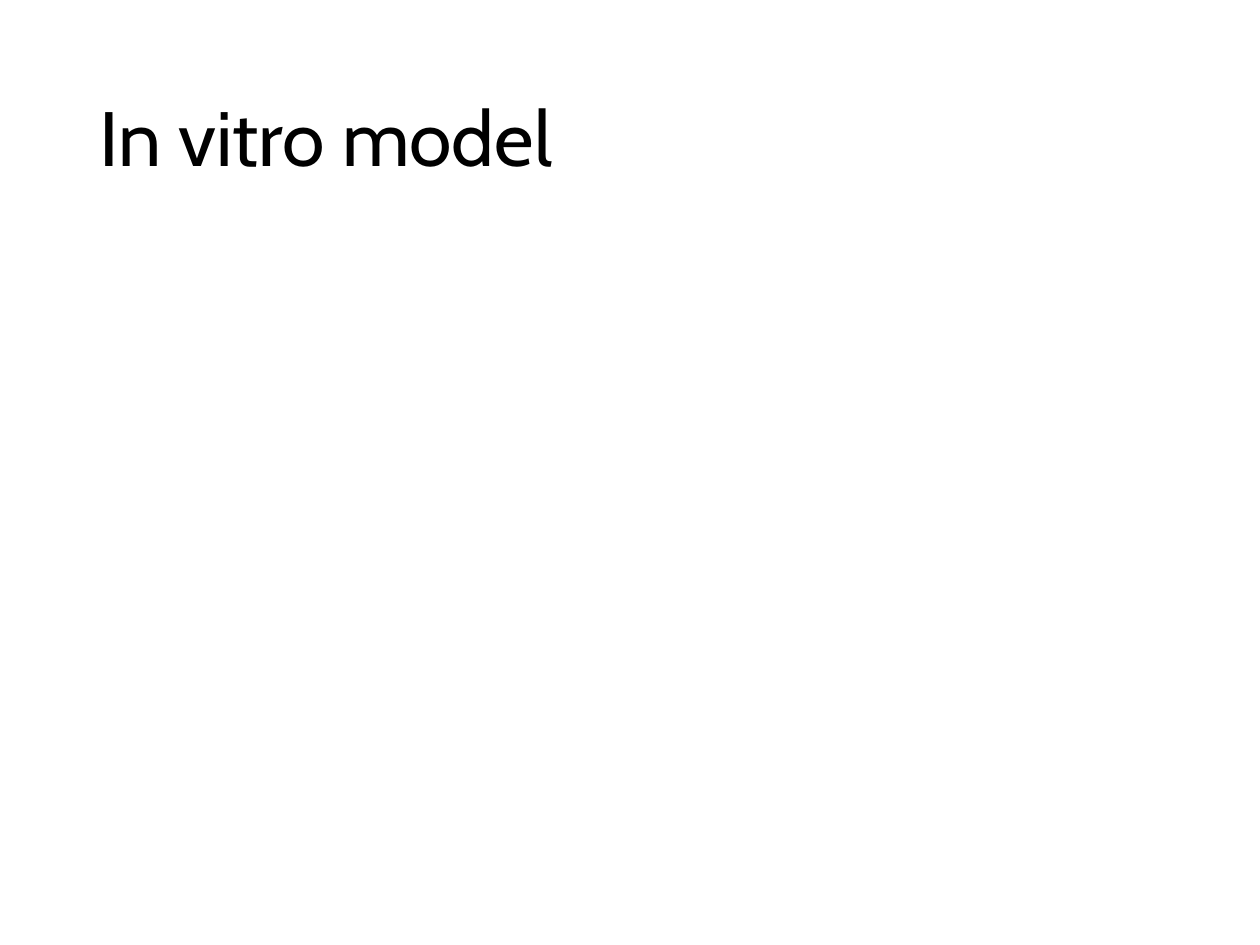
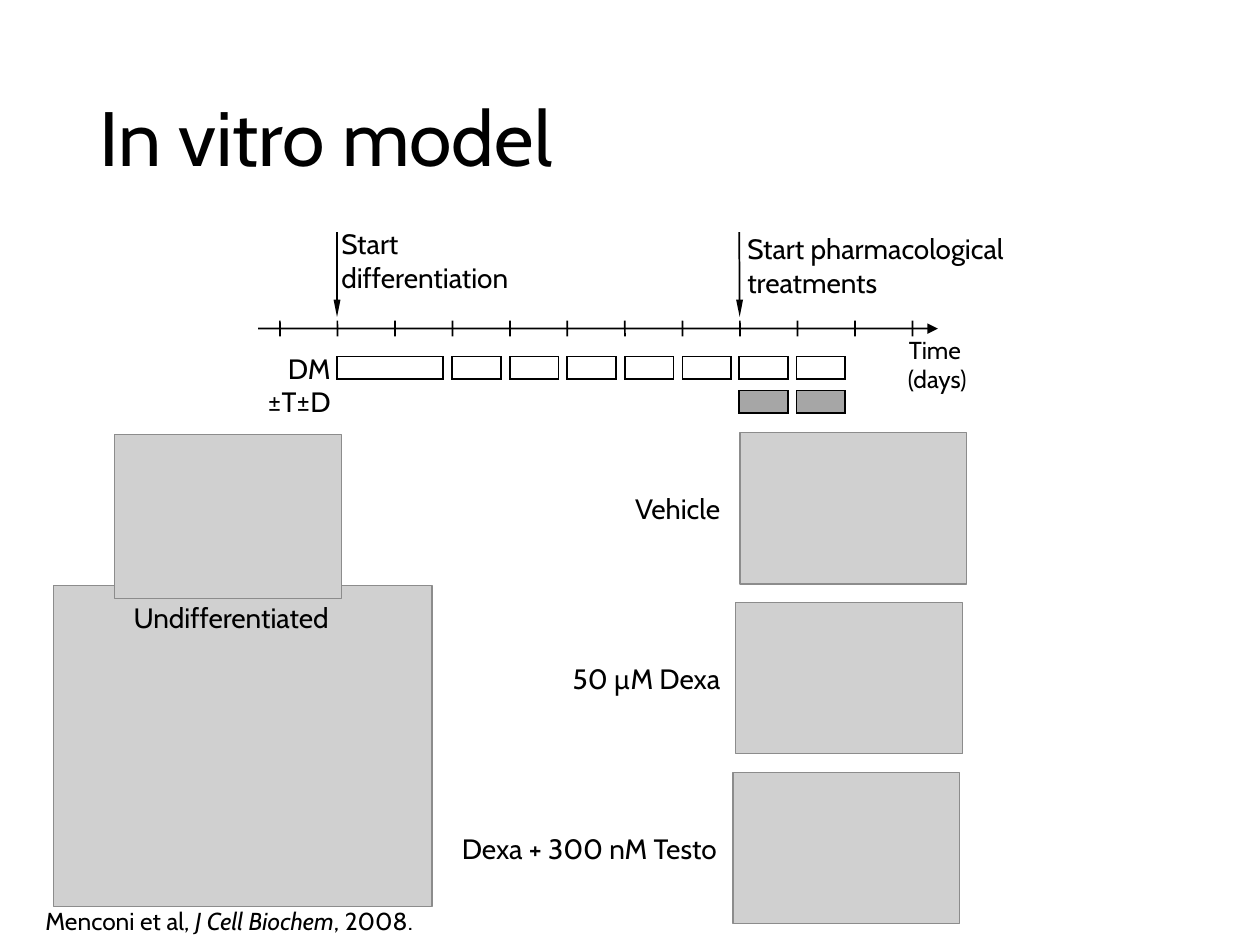
Before and after one commit to nvalexander/dissertation, a slide deck: slide 21 of defense.pptx. Drawn at 1260x945 pixels with LibreOffice and Linux fonts; fonts in the diff are those of the drawing; grey boxes stand for pictures. Boxes give left, top, right and bottom in pixels: in the first picture for what was removed or moved away, otherwise in the second. Text is boxed around its words. In the diff, an @@ line names an element or a change of style, - is before the commit and + after.

Commit message:
autoupdate 2015-07-07-18:10:01

```diff
--- a/defense.pptx
+++ b/defense.pptx
@@ group added at bbox=[260, 233, 1004, 413]: 12 lines, 10 rectangles, 5 texts, 3 arrows @@
+Start pharmacological treatments
+Start differentiation
+Time
+(days)
+DM
+±T±D
@@ picture added at bbox=[115, 435, 341, 598] @@
@@ picture added at bbox=[740, 433, 966, 585] @@
@@ text added at bbox=[635, 498, 720, 520], 16 pt, text #000000 @@
+Vehicle
@@ picture added at bbox=[54, 586, 432, 907] @@
@@ text added at bbox=[134, 607, 329, 629], 16 pt, text #000000 @@
+Undifferentiated
@@ picture added at bbox=[736, 602, 963, 753] @@
@@ text added at bbox=[770, 601, 934, 603], 16 pt, text #000000 @@
+Differentiated
@@ text added at bbox=[573, 669, 720, 695], 16 pt, text #000000 @@
+50 µM Dexa
@@ picture added at bbox=[733, 772, 960, 924] @@
@@ text added at bbox=[462, 839, 717, 860], 16 pt, text #000000 @@
+Dexa + 300 nM Testo
@@ text added at bbox=[45, 911, 413, 934], 14 pt, text #000000 @@
+Menconi et al, J Cell Biochem, 2008.
```
